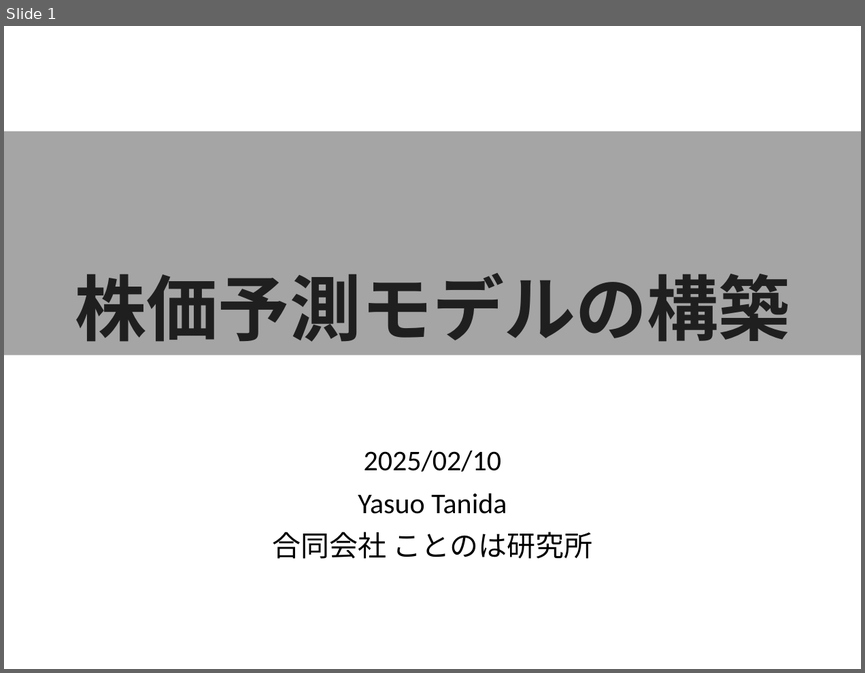
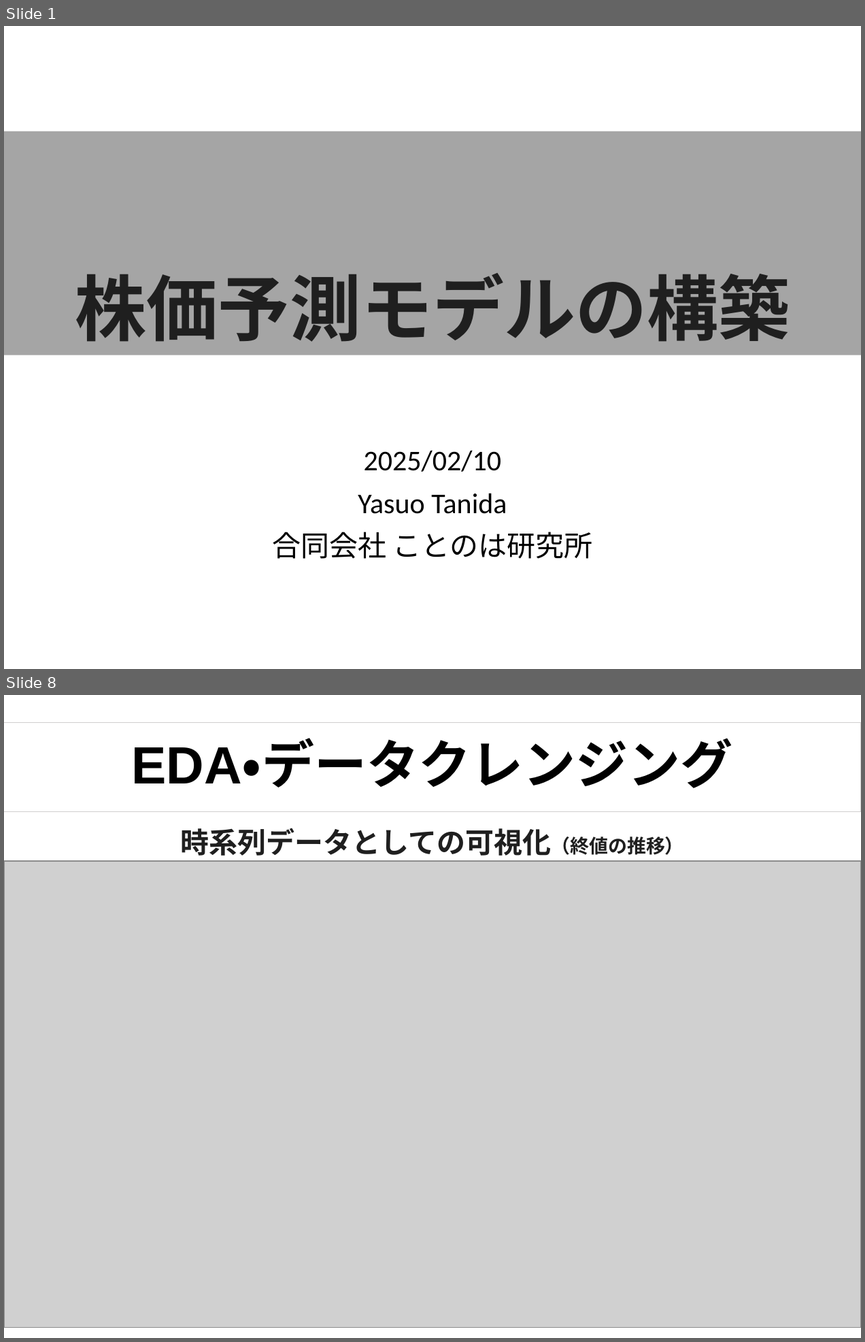
Before and after one commit to tanidayasuo/study-stock-price, a slide deck: 株価予測モデルの構築.pptx. Shown one above the other, each under a label of ours: slide 1 before the commit, slides 1 and 8 after it; the slides between them are not shown. The pictures are 865x673 and 865x1342 pixels, drawn with LibreOffice and Linux fonts; fonts in the diff are those of the drawing; grey boxes stand for pictures. Boxes give left, top, right and bottom in pixels: in the first picture for what was removed or moved away, otherwise in the second. Text is boxed around its words. In the diff, an @@ line names an element or a change of style, - is before the commit and + after.

```diff
--- a/株価予測モデルの構築.pptx
+++ b/株価予測モデルの構築.pptx
@@ slide 8 added at (4,695,861,1338), background #FFFFFF @@
@@ rectangle added at (4,722,861,811), outline #D0CECE 0.75 pt, 44 pt, text #000000, bold @@
+EDA・データクレンジング
@@ text added at (181,828,684,855), 24 pt, text #1F1F1F, bold @@
+時系列データとしての可視化（終値の推移）
@@ picture added at (4,861,861,1327) @@
```
Also in this commit, not shown: 30 other slides added.
